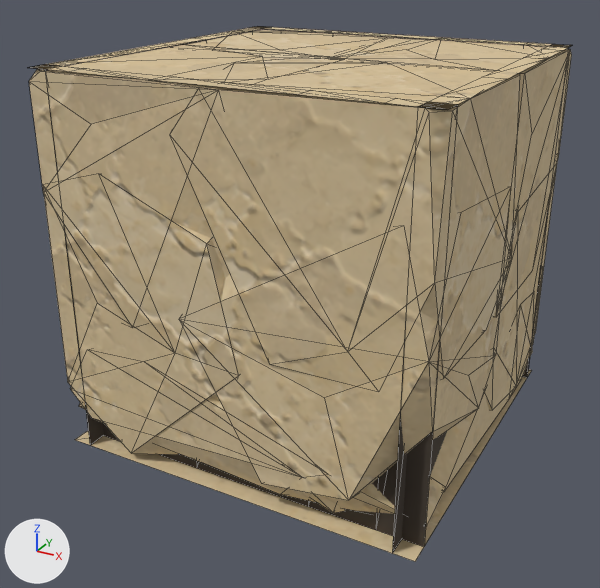
The glTF model assets/custom/models/ground_modules/ground_square_island_04.glb: old version first, new version second.
Both versions are drawn from a 50 mm lens placed at (1.478, -1.401, 1.288), pointed at (0.474, 0.424, 0.376). Arrows for +X, +Y and +Z are at lower left; the lights stay in place. The picture after the commit comes second. Mesh edges are drawn as thin lines.

The scene before the commit, as lines of its bpy script (objects in view):
```python
mat_groundmodulerecess = principled_material('GroundModuleRecess')
mat_groundmodulerecess.base_color = (0.06, 0.045, 0.032)  # brown #453c32
mat_groundmodulerecess.roughness = 0.95
me_groundsquareisland04_bodyreliefmesh = bpy.data.meshes.new('GroundSquareIsland04_BodyReliefMesh')
me_groundsquareisland04_bodyreliefmesh.from_pydata(...)  # 350 vertices, 590 faces; spans x 0.0..1.0, y 0.0..1.0, z 0.0..1.0
# faces by material slot: [10, 10, 10, 10, 510, 40]
me_groundsquareisland04_bodyreliefmesh.materials.append(mat_sandstone_plate_1_003)
me_groundsquareisland04_bodyreliefmesh.materials.append(mat_sandstone_plate_5_003)
me_groundsquareisland04_bodyreliefmesh.materials.append(mat_sandstone_plate_9_003)
me_groundsquareisland04_bodyreliefmesh.materials.append(mat_sandstone_plate_13_003)
me_groundsquareisland04_bodyreliefmesh.materials.append(mat_sandstone_plate_16_001)
me_groundsquareisland04_bodyreliefmesh.materials.append(mat_groundmodulerecess)  # brown #453c32
ob_groundsquareisland04_body = bpy.data.objects.new('GroundSquareIsland04_Body', me_groundsquareisland04_bodyreliefmesh)
ob_groundsquareisland04_body.location = (0.0, 0.0, 0.0)
```
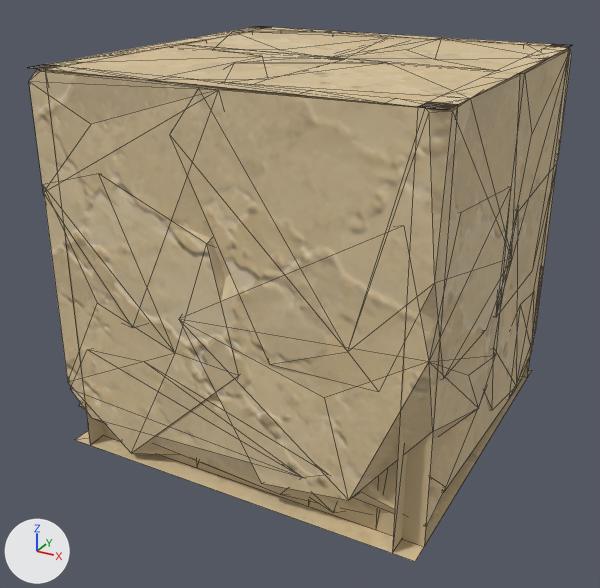
The change, as a diff of the scene's bpy script:
```diff
--- a/assets/custom/models/ground_modules/ground_square_island_04.glb.py
+++ b/assets/custom/models/ground_modules/ground_square_island_04.glb.py
@@ mat_groundmodulerecess @@
 mat_groundmodulerecess = principled_material('GroundModuleRecess')
-mat_groundmodulerecess.base_color = (0.06, 0.045, 0.032)  # brown #453c32
+mat_groundmodulerecess.base_color = (0.61, 0.48, 0.28)  # beige #cdb890
 mat_groundmodulerecess.roughness = 0.95
```

What differs and where, as boxes [x1, y1, x2, y2] in the pictures (600 x 588 px):
'GroundSquareIsland04_Body', recoloured
    both: [45, 26, 551, 555]
